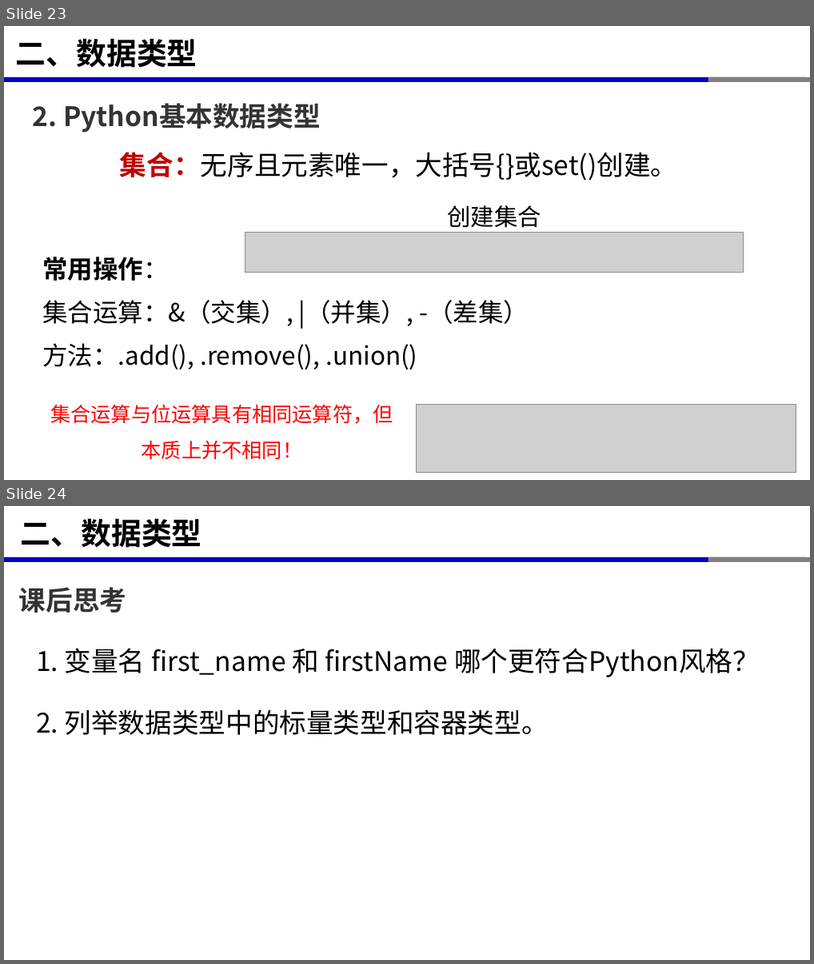
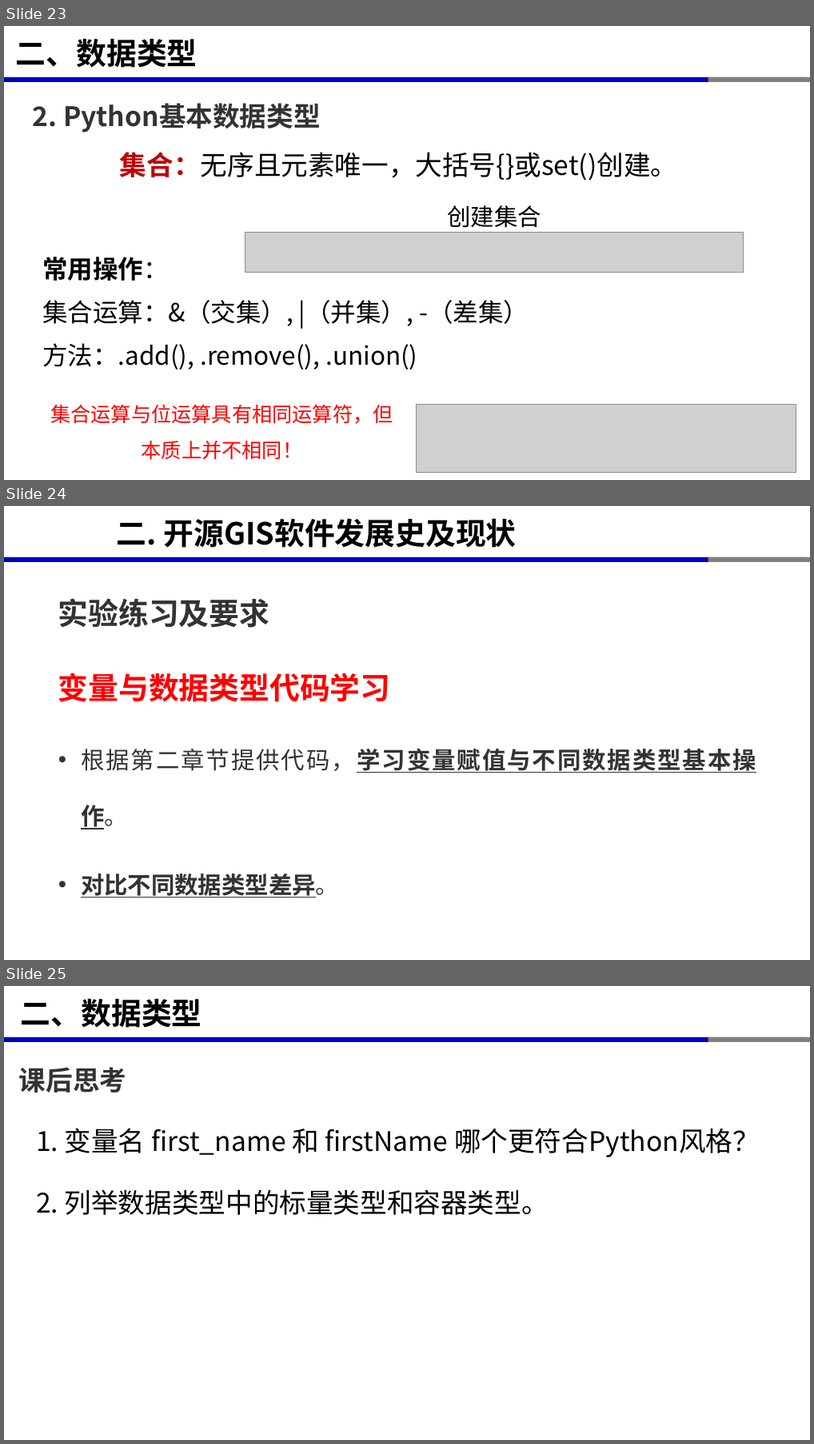
Before and after one commit to xinluo2018/programming-basics, a slide deck: 第2章-变量与数据类型/第2章-变量与数据类型.pptx. Shown one above the other, each under a label of ours: slides 23 and 24 before the commit, slides 23, 24 and 25 after it. The pictures are 814x964 and 814x1444 pixels, drawn with LibreOffice and Linux fonts; fonts in the diff are those of the drawing; grey boxes stand for pictures. Boxes give left, top, right and bottom in pixels: in the first picture for what was removed or moved away, otherwise in the second. Text is boxed around its words. In the diff, an @@ line names an element or a change of style, - is before the commit and + after.

```diff
--- a/第2章-变量与数据类型/第2章-变量与数据类型.pptx
+++ b/第2章-变量与数据类型/第2章-变量与数据类型.pptx
@@ slide 24 added at (x1=4, y1=506, x2=810, y2=960), background #FFFFFF; not listed: 3 template elements that a slide beside it also shows @@
@@ title added at (x1=117, y1=518, x2=517, y2=548), 36 pt, text #000000, bold @@
+二. 开源GIS软件发展史及现状
@@ text added at (x1=58, y1=598, x2=270, y2=628), 36 pt, text #333333, bold @@
+实验练习及要求
@@ text added at (x1=58, y1=672, x2=757, y2=897), 28 pt, text #333333, bold, underline @@
+变量与数据类型代码学习
+• 根据第二章节提供代码，学习变量赋值与不同数据类型基本操作。
+• 对比不同数据类型差异。
@@ what was slide 24 is now slide 25 @@
```
Also in this commit, not shown: 13 other files.
